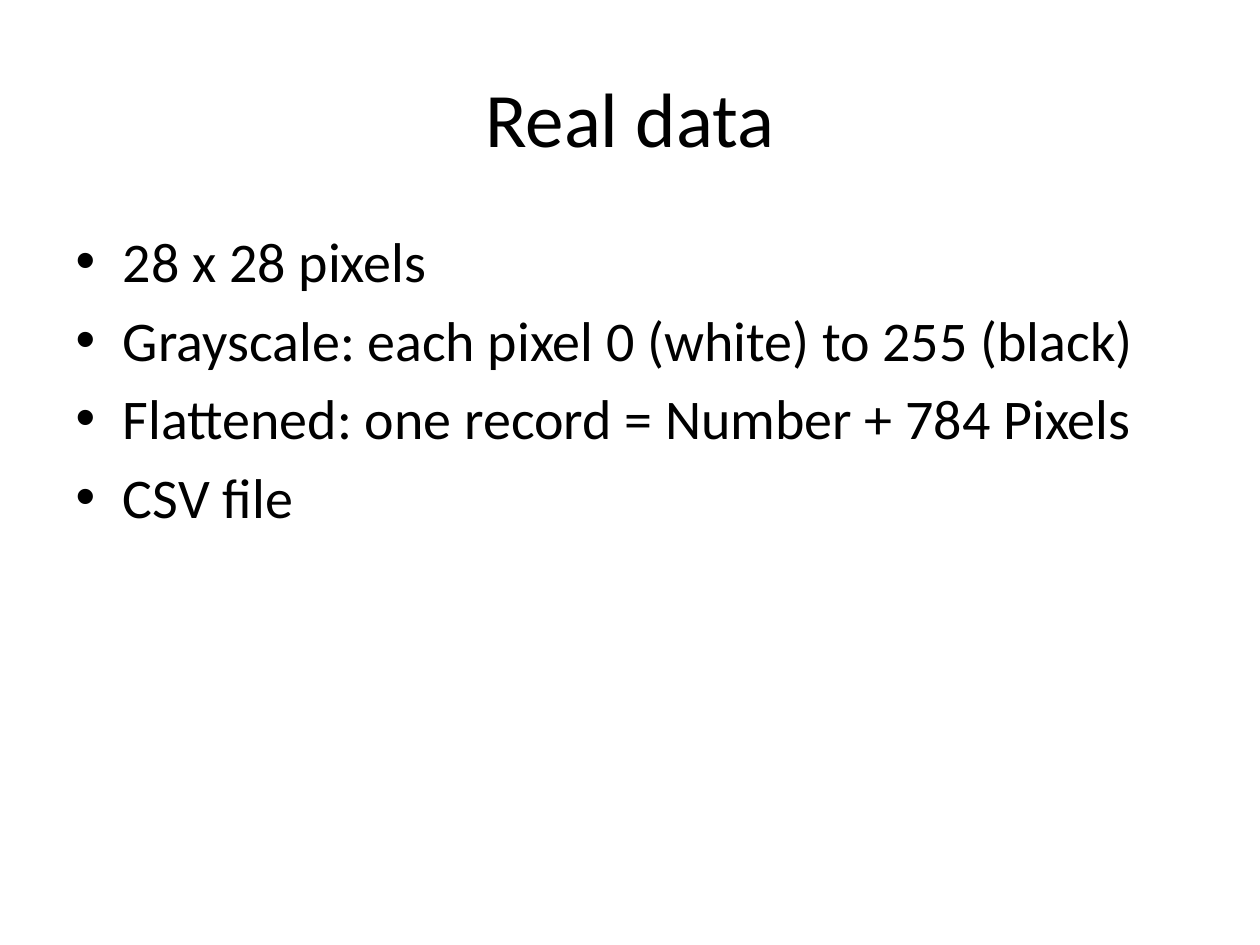
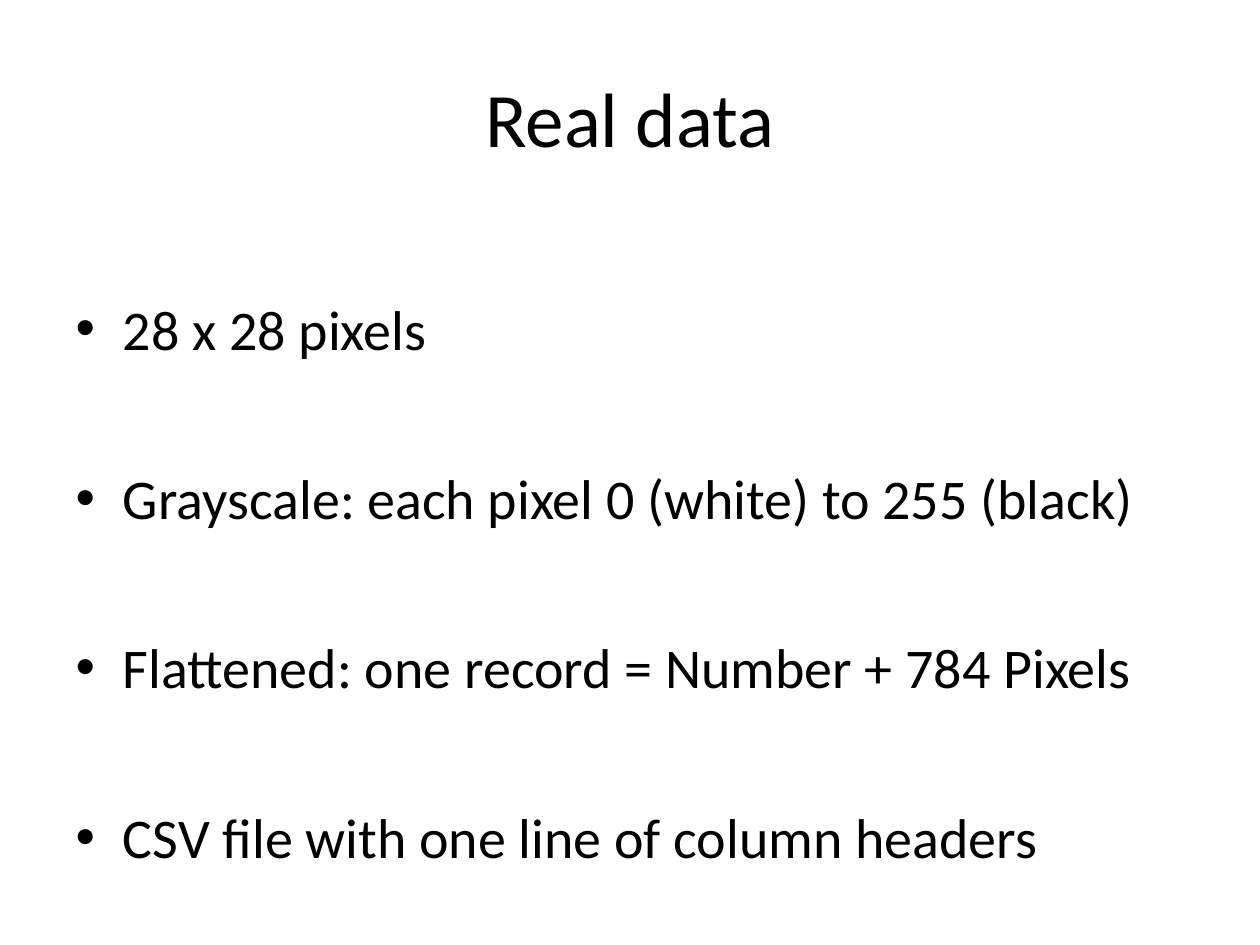
Before and after one commit to strangeloop/lambdajam2013, a slide deck: slide 6 of jams/learning/Machine Learning Jam.pptx. Drawn at 1260x945 pixels with LibreOffice and Linux fonts; fonts in the diff are those of the drawing. Boxes give left, top, right and bottom in pixels: in the first picture for what was removed or moved away, otherwise in the second. Text is boxed around its words. In the diff, an @@ line names an element or a change of style, - is before the commit and + after.

```diff
--- a/jams/learning/Machine Learning Jam.pptx
+++ b/jams/learning/Machine Learning Jam.pptx
@@ text at (123,311,1132,689): line spacing 1 to 2; more space between paragraphs @@
@@ text at (123,819,1037,859): text changed @@
-• CSV file
+• CSV file with one line of column headers
```
Also in this commit, not shown: 15 other slides changed, 4 slides added, 1 slide removed, 1 other file.
